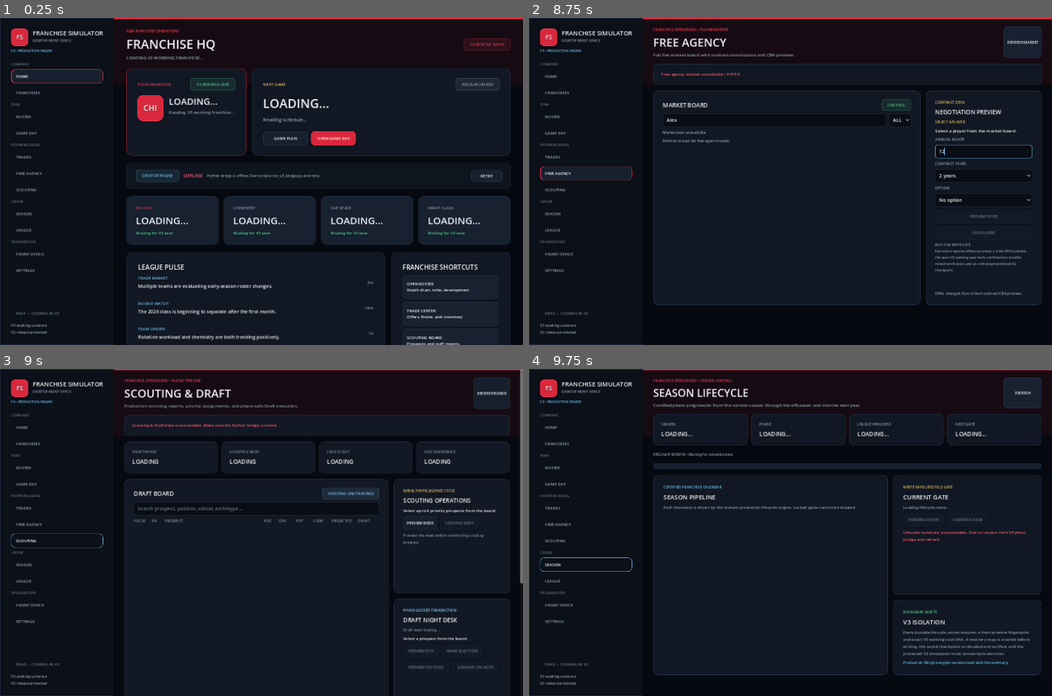
Above: before the commit, frames 1-4 (two rows, left to right).
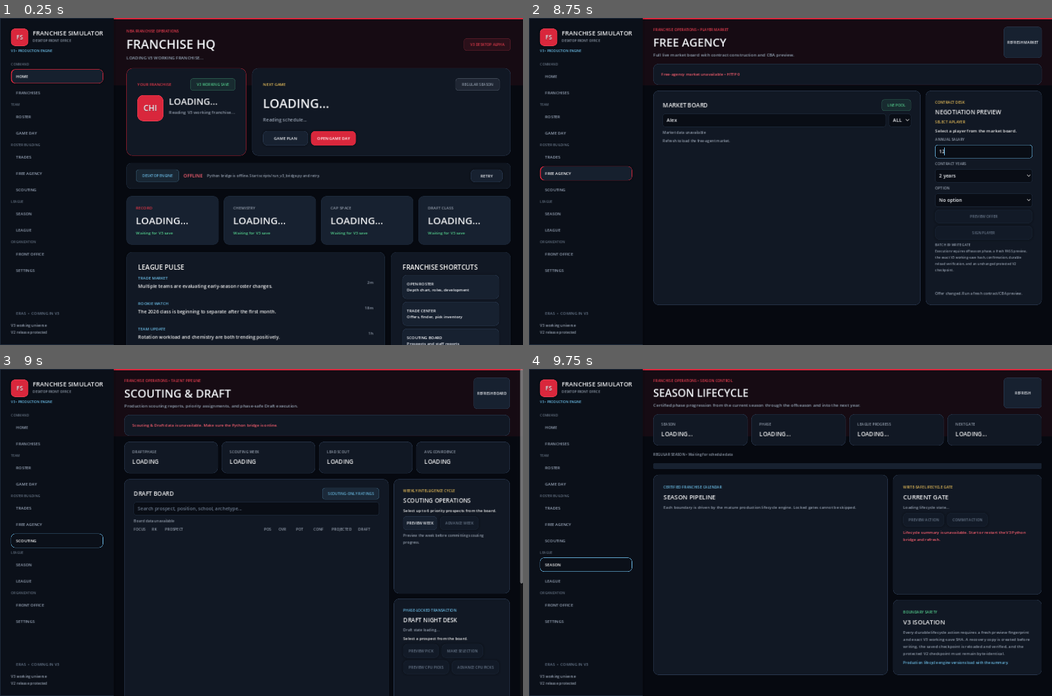
Above: after the commit, the same moments.

Repository: mklim6/NBA_Roster_Optimization_Engine
Game: Godot game, scene res://scenes/main.tscn
Two runs of this game, one before a commit and one after it. Both use one fixed random seed, a clock stepped at 60 frames per second and the inputs below.
Inputs (mouse positions are in pixels of both pictures, inside the frame that each line leads up to):
- Up to frame 1 (0.25 s): no input
- Up to frame 2 (8.75 s): click "RETRY" at 0.5 s; click "RETRY" at 1.25 s; click "RETRY" at 2 s; click "HOME" at 2.75 s; click "FRANCHISES" at 3.5 s; click (973, 207) at 4.27 s; type "Alex" at 4.35 s; click "ROSTER" at 5 s; click "GAME DAY" at 5.75 s; click "TRADES" at 6.5 s; click "FREE AGENCY" at 7.25 s; click (774, 119) at 8.02 s; type "Alex" at 8.1 s; click (984, 152) at 8.25 s; type "12" at 8.33 s
- Up to frame 3 (9 s): click "SCOUTING" at 8.75 s
- Up to frame 4 (9.75 s): click "SEASON" at 9.5 s

Frames 1-2 are identical in both runs. In frame 3, 0.3% of the frame differs, in the area x 25-71%, y 45-50%; in frame 4, nothing differs.

Commit message:
V3 Batch 20K scouting board presentation and missing-data handling

Diff:
--- a/godot_client/scripts/scouting_draft_center_v3.gd
+++ b/godot_client/scripts/scouting_draft_center_v3.gd
@@ -1,4 +1,7 @@
 extends Control
+
+const DesignSystemV3 = preload("res://scripts/design_system_v3.gd")
+const TeamBrandingV3 = preload("res://scripts/team_branding_v3.gd")
 
 const SUMMARY_URL := "http://127.0.0.1:8765/v3/scouting-draft"
 const SCOUT_PREVIEW_URL := "http://127.0.0.1:8765/v3/scouting/preview"
@@ -10,18 +13,24 @@
 const ROSTER_CUT_PREVIEW_URL := "http://127.0.0.1:8765/v3/draft/roster-cut/preview"
 const ROSTER_CUT_EXECUTE_URL := "http://127.0.0.1:8765/v3/draft/roster-cut/execute"
 
-const PANEL := Color("121824")
-const PANEL_ALT := Color("171f2d")
-const PANEL_HOVER := Color("202b3d")
-const TEXT := Color("f7f8fb")
-const MUTED := Color("8d99aa")
-const ACCENT := Color("8ed8ff")
-const GOOD := Color("61d69b")
-const BAD := Color("ff6577")
-const BORDER := Color("263247")
-const TEAM_PRIMARY := Color("d9273c")
-const TEAM_PRIMARY_HOVER := Color("ef4055")
-const GOLD := Color("f3c96b")
+const PANEL := DesignSystemV3.PANEL
+const PANEL_ALT := DesignSystemV3.PANEL_ALT
+const PANEL_HOVER := DesignSystemV3.PANEL_HOVER
+const TEXT := DesignSystemV3.TEXT
+const MUTED := DesignSystemV3.MUTED
+const ACCENT := DesignSystemV3.ACCENT
+const GOOD := DesignSystemV3.GOOD
+const BAD := DesignSystemV3.BAD
+const BORDER := DesignSystemV3.BORDER
+const TEAM_PRIMARY := DesignSystemV3.TEAM_PRIMARY
+const TEAM_PRIMARY_HOVER := DesignSystemV3.TEAM_PRIMARY_HOVER
+const GOLD := DesignSystemV3.GOLD
+
+var brand_heading: Label
+var board_count: Label
+var brand_color := TEAM_PRIMARY
+var primary_buttons: Array = []
+var board_available := false
 
 var summary_request: HTTPRequest
 var scout_preview_request: HTTPRequest
@@ -91,6 +100,36 @@
 var long_action_manager = null
 
 
+func apply_team_brand(_team: String, primary: Color, _secondary: Color) -> void:
+	brand_color = primary
+	if brand_heading != null:
+		brand_heading.add_theme_color_override("font_color", primary.lerp(Color.WHITE, 0.45))
+	for button in primary_buttons:
+		TeamBrandingV3.apply_primary_button(button, primary)
+	if board_rows != null:
+		_render_board()
+
+
+func _dict(value: Variant) -> Dictionary:
+	return value if typeof(value) == TYPE_DICTIONARY else {}
+
+
+func _array(value: Variant) -> Array:
+	return value if typeof(value) == TYPE_ARRAY else []
+
+
+func _display(value: Variant, fallback: String = "N/A") -> String:
+	return fallback if value == null or str(value).strip_edges() == "" else str(value)
+
+
+func _number(value: Variant, fallback: float = 0.0) -> float:
+	return float(value) if typeof(value) in [TYPE_INT, TYPE_FLOAT] else fallback
+
+
+func _confidence_text(value: Variant) -> String:
+	return "%.0f%%" % float(value) if typeof(value) in [TYPE_INT, TYPE_FLOAT] else "N/A"
+
+
 func set_long_action_manager(manager) -> void:
 	long_action_manager = manager
 
@@ -187,7 +226,8 @@
 	var titles := VBoxContainer.new()
 	titles.size_flags_horizontal = Control.SIZE_EXPAND_FILL
 	header.add_child(titles)
-	titles.add_child(_small_label("FRANCHISE OPERATIONS • TALENT PIPELINE", TEAM_PRIMARY_HOVER))
+	brand_heading = _small_label("FRANCHISE OPERATIONS • TALENT PIPELINE", TEAM_PRIMARY_HOVER)
+	titles.add_child(brand_heading)
 	var title := Label.new()
 	title.text = "SCOUTING & DRAFT"
 	title.add_theme_color_override("font_color", TEXT)
@@ -241,6 +281,9 @@
 	search_box.placeholder_text = "Search prospect, position, school, archetype..."
 	search_box.text_changed.connect(_on_search_changed)
 	board_body.add_child(search_box)
+
+	board_count = _small_label("Board data unavailable", MUTED)
+	board_body.add_child(board_count)
 
 	var board_header_row := HBoxContainer.new()
 	board_header_row.add_theme_constant_override("separation", 8)
@@ -429,10 +472,11 @@
 		status_label.add_theme_color_override("font_color", BAD)
 		return
 	page_payload = raw_payload
-	prospects = raw_payload.get("board", [])
+	board_available = typeof(raw_payload.get("board")) == TYPE_ARRAY
+	prospects = _array(raw_payload.get("board"))
 	focus_selected.clear()
-	var summary: Dictionary = raw_payload.get("summary", {})
-	var saved_focus: Array = summary.get("focus_ids", [])
+	var summary: Dictionary = _dict(raw_payload.get("summary"))
+	var saved_focus: Array = _array(summary.get("focus_ids"))
 	for raw_id in saved_focus:
 		focus_selected[str(raw_id)] = true
 	_apply_summary()
@@ -440,16 +484,16 @@
 
 
 func _apply_summary() -> void:
-	var draft: Dictionary = page_payload.get("draft", {})
-	var summary: Dictionary = page_payload.get("summary", {})
-	var scout: Dictionary = page_payload.get("lead_scout", {})
-	var phase: String = str(draft.get("phase", "unavailable"))
+	var draft: Dictionary = _dict(page_payload.get("draft"))
+	var summary: Dictionary = _dict(page_payload.get("summary"))
+	var scout: Dictionary = _dict(page_payload.get("lead_scout"))
+	var phase: String = _display(draft.get("phase"), "unavailable")
 	draft_phase_value.text = phase.replace("_", " ").to_upper()
-	var weeks_done: int = int(summary.get("weeks_completed", 0))
-	var weeks_remaining: int = int(summary.get("weeks_remaining", 0))
-	scouting_week_value.text = "%s / %s" % [str(weeks_done), str(weeks_done + weeks_remaining)]
-	scout_value.text = str(scout.get("name", "N/A"))
-	confidence_value.text = "%.0f%%" % float(summary.get("average_confidence", 0.0))
+	var weeks_done: int = int(_number(summary.get("weeks_completed")))
+	var weeks_remaining: int = int(_number(summary.get("weeks_remaining")))
+	scouting_week_value.text = "%s / %s" % [str(weeks_done), str(weeks_done + weeks_remaining)] if summary.get("weeks_completed") != null and summary.get("weeks_remaining") != null else "N/A"
+	scout_value.text = _display(scout.get("name"))
+	confidence_value.text = _confidence_text(summary.get("average_confidence"))
 	scouting_execution_enabled = bool(page_payload.get("scouting_execution_enabled", false)) and weeks_remaining > 0
 	draft_execution_enabled = bool(page_payload.get("draft_execution_enabled", false))
 	draft_cpu_advance_enabled = bool(page_payload.get("draft_cpu_advance_enabled", false))
@@ -460,14 +504,11 @@
 
 	var draft_year: int = int(draft.get("draft_year", 0))
 	var source_label: String = str(draft.get("source_season", ""))
-	status_label.text = "LIVE V3 • %s Draft • %s • production scouting v%s" % [
-		str(draft_year),
-		source_label,
-		str(page_payload.get("foundation_version", "")).replace("v3-transaction-foundation-", "")
-	]
+	status_label.text = "LIVE V3 • %s Draft • %s • Preview before advancing scouting or Draft actions" % [
+		str(draft_year), source_label]
 	status_label.add_theme_color_override("font_color", GOOD)
 
-	var pick: Dictionary = draft.get("current_pick", {})
+	var pick: Dictionary = _dict(draft.get("current_pick"))
 	if phase == "draft_in_progress" and not pick.is_empty():
 		var owner: String = str(pick.get("owner_team", ""))
 		var overall_pick: int = int(pick.get("overall_pick", 0))
@@ -479,7 +520,7 @@
 		]
 		draft_status_label.add_theme_color_override("font_color", GOOD if draft_execution_enabled else GOLD)
 	elif phase == "draft_complete":
-		var roster_gate: Dictionary = page_payload.get("post_draft_roster", {})
+		var roster_gate: Dictionary = _dict(page_payload.get("post_draft_roster"))
 		var cuts_remaining: int = int(roster_gate.get("cuts_remaining", 0))
 		if cuts_remaining > 0:
 			draft_status_label.text = "DRAFT COMPLETE • %s post-Draft roster decision(s) remain. Use ROSTER DECISIONS below before opening the next season." % str(cuts_remaining)
@@ -494,29 +535,35 @@
 
 func _render_board() -> void:
 	_clear_children(board_rows)
+	if not board_available:
+		board_count.text = "Board data unavailable"
+		board_rows.add_child(_small_label("Refresh to load the scouting board.", MUTED))
+		return
 	var query: String = search_box.text.strip_edges().to_lower()
-	var displayed := 0
+	var matches: Array = []
+	var total := 0
 	for raw_row in prospects:
 		if typeof(raw_row) != TYPE_DICTIONARY:
 			continue
+		total += 1
 		var row: Dictionary = raw_row
 		var haystack: String = "%s %s %s %s" % [
-			str(row.get("Prospect", "")), str(row.get("Pos", "")),
-			str(row.get("School / Club", "")), str(row.get("Archetype", ""))
-		]
-		if query != "" and not query in haystack.to_lower():
-			continue
+			_display(row.get("Prospect")), _display(row.get("Pos")),
+			_display(row.get("School / Club")), _display(row.get("Archetype"))]
+		if query == "" or query in haystack.to_lower():
+			matches.append(row)
+	var displayed := mini(50, matches.size())
+	board_count.text = "Showing %d of %d matches" % [displayed, matches.size()] if matches.size() > 50 or query != "" else "Showing %d of %d prospects" % [displayed, total]
+	for row in matches.slice(0, displayed):
 		board_rows.add_child(_prospect_row(row))
-		displayed += 1
-		if displayed >= 50:
-			break
 	if displayed == 0:
-		board_rows.add_child(_small_label("No prospects match the current search.", MUTED))
+		board_rows.add_child(_small_label("No prospects are available on this board." if total == 0 else "No prospects match the current search.", MUTED))
 
 
 func _prospect_row(row: Dictionary) -> Control:
 	var panel := PanelContainer.new()
-	panel.add_theme_stylebox_override("panel", _box(PANEL_ALT, 8, BORDER))
+	var is_selected: bool = not selected_prospect.is_empty() and row.get("prospect_id") != null and row.get("prospect_id") == selected_prospect.get("prospect_id")
+	panel.add_theme_stylebox_override("panel", _box(PANEL_ALT, 8, brand_color if is_selected else BORDER))
 	var margin := MarginContainer.new()
 	_set_margins(margin, 8, 7, 8, 7)
 	panel.add_child(margin)
@@ -531,15 +578,16 @@
 	focus.disabled = not scouting_execution_enabled
 	focus.toggled.connect(_on_focus_toggled.bind(prospect_id))
 	line.add_child(focus)
-	line.add_child(_cell(str(row.get("Rank", "")), 28, MUTED))
-	var name := _cell(str(row.get("Prospect", prospect_id)), 150, TEXT)
+	line.add_child(_cell(_display(row.get("Rank")), 28, MUTED))
+	var name := _cell(_display(row.get("Prospect"), prospect_id), 150, TEXT)
+	name.tooltip_text = name.text
 	name.size_flags_horizontal = Control.SIZE_EXPAND_FILL
 	line.add_child(name)
-	line.add_child(_cell(str(row.get("Pos", "")), 32, ACCENT))
+	line.add_child(_cell(_display(row.get("Pos")), 32, ACCENT))
 	line.add_child(_cell(_rating_text(row.get("Scouted OVR")), 40, TEXT))
 	line.add_child(_cell(_rating_text(row.get("Scouted POT")), 40, GOOD))
-	line.add_child(_cell("%.0f%%" % float(row.get("Confidence", 0.0)), 42, MUTED))
-	line.add_child(_cell(str(row.get("Projected", "")), 65, MUTED))
+	line.add_child(_cell(_confidence_text(row.get("Confidence")), 42, MUTED))
+	line.add_child(_cell(_display(row.get("Projected")), 65, MUTED))
 	var select_button := _mini_button("SELECT")
 	select_button.custom_minimum_size = Vector2(58, 30)
 	select_button.disabled = bool(row.get("Drafted", false))
@@ -722,15 +770,13 @@
 
 func _select_prospect(row: Dictionary) -> void:
 	selected_prospect = row
-	selected_prospect_label.text = "%s • %s • Scouted %.1f OVR / %.1f POT • %.0f%% confidence" % [
-		str(row.get("Prospect", row.get("prospect_id", ""))),
-		str(row.get("Pos", "")),
-		float(row.get("Scouted OVR", 0.0)),
-		float(row.get("Scouted POT", 0.0)),
-		float(row.get("Confidence", 0.0))
-	]
+	selected_prospect_label.text = "%s • %s • Scouted %s OVR / %s POT • %s confidence" % [
+		_display(row.get("Prospect"), _display(row.get("prospect_id"))),
+		_display(row.get("Pos")), _rating_text(row.get("Scouted OVR")),
+		_rating_text(row.get("Scouted POT")), _confidence_text(row.get("Confidence"))]
 	_invalidate_draft_preview()
 	_update_draft_controls()
+	_render_board()
 
 
 func _update_draft_controls() -> void:
@@ -1283,7 +1329,7 @@
 
 
 func _rating_text(value) -> String:
-	if value == null:
+	if typeof(value) != TYPE_INT and typeof(value) != TYPE_FLOAT:
 		return "--"
 	return "%.1f" % float(value)
 
@@ -1335,6 +1381,8 @@
 
 func _action_button(text_value: String, primary: bool = false) -> Button:
 	var button := Button.new()
+	if primary:
+		primary_buttons.append(button)
 	button.custom_minimum_size = Vector2(0, 38)
 	button.text = text_value
 	button.add_theme_font_size_override("font_size", 10)
Not shown, added: src/validate_v3_batch20k_scouting_presentation.py
